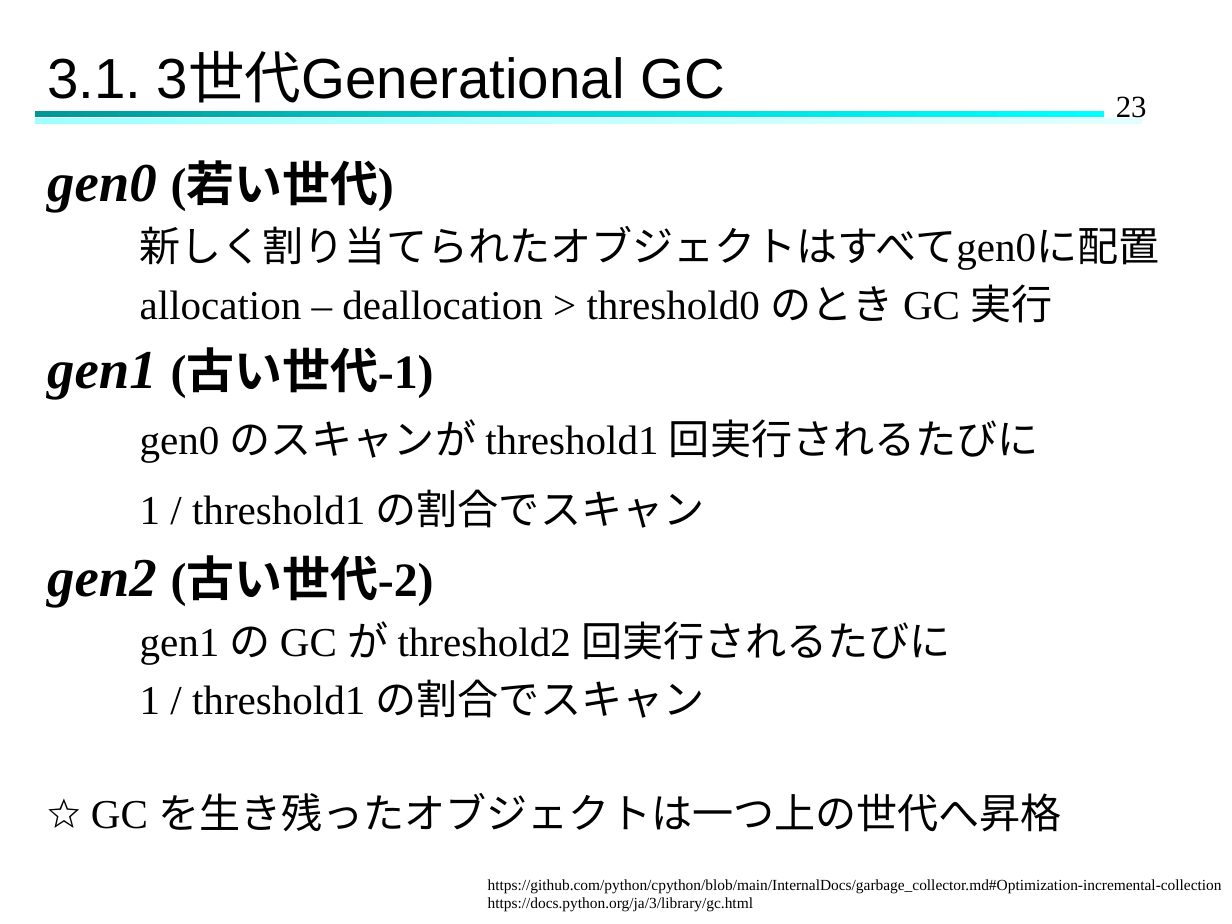
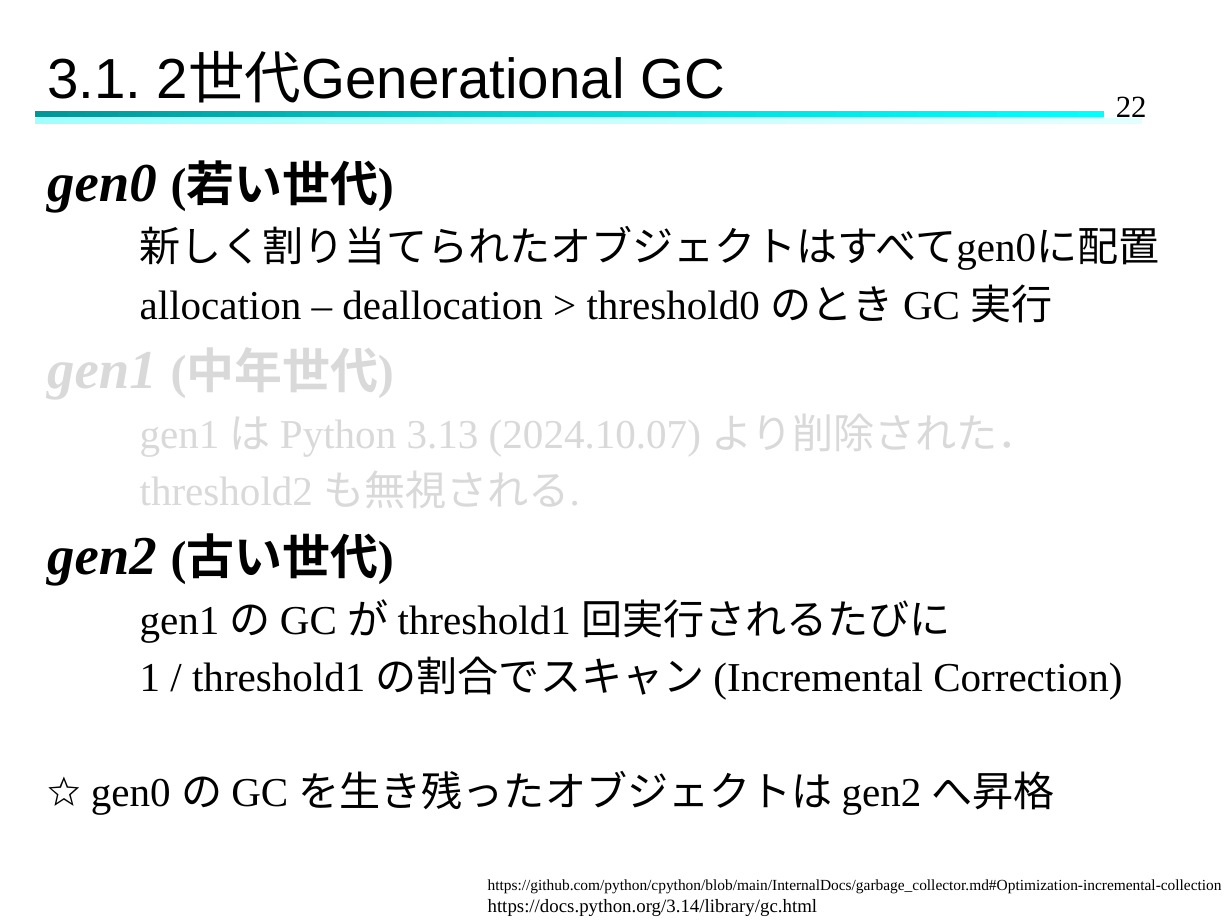
Before and after one commit to Hinata-Mikami/HinataMikami, a slide deck: slide 22 of 研究室関連/ゼミ/2024.11.27ゼミ.pptx (slide 23 before the commit). Drawn at 1232x924 pixels with LibreOffice and Linux fonts; fonts in the diff are those of the drawing. Boxes give left, top, right and bottom in pixels: in the first picture for what was removed or moved away, otherwise in the second. Text is boxed around its words. In the diff, an @@ line names an element or a change of style, - is before the commit and + after.

```diff
--- a/研究室関連/ゼミ/2024.11.27ゼミ.pptx
+++ b/研究室関連/ゼミ/2024.11.27ゼミ.pptx
@@ title at [47, 53, 725, 103]: text changed @@
-3.1. 3世代Generational GC
+3.1. 2世代Generational GC
@@ page number at [1116, 96, 1147, 117]: text changed @@
-23
+22
@@ text at [47, 339, 1122, 814]: text changed @@
-gen1 (古い世代-1)
-gen0 のスキャンが threshold1 回実行されるたびに
-1 / threshold1 の割合でスキャン
-gen2 (古い世代-2)
-gen1 の GC が threshold2 回実行されるたびに
-1 / threshold1 の割合でスキャン
-☆ GC を生き残ったオブジェクトは一つ上の世代へ昇格
+gen1 (中年世代)
+gen1 は Python 3.13 (2024.10.07) より削除された．
+threshold2 も無視される.
+gen2 (古い世代)
+gen1 の GC が threshold1 回実行されるたびに
+1 / threshold1 の割合でスキャン (Incremental Correction)
+☆ gen0 の GC を生き残ったオブジェクトは gen2 へ昇格
@@ text at [488, 899, 818, 916]: text changed; size 9 to 11 pt @@
-https://docs.python.org/ja/3/library/gc.html
+https://docs.python.org/3.14/library/gc.html
```
Also in this commit, not shown: 15 other slides changed, 1 slide removed.
